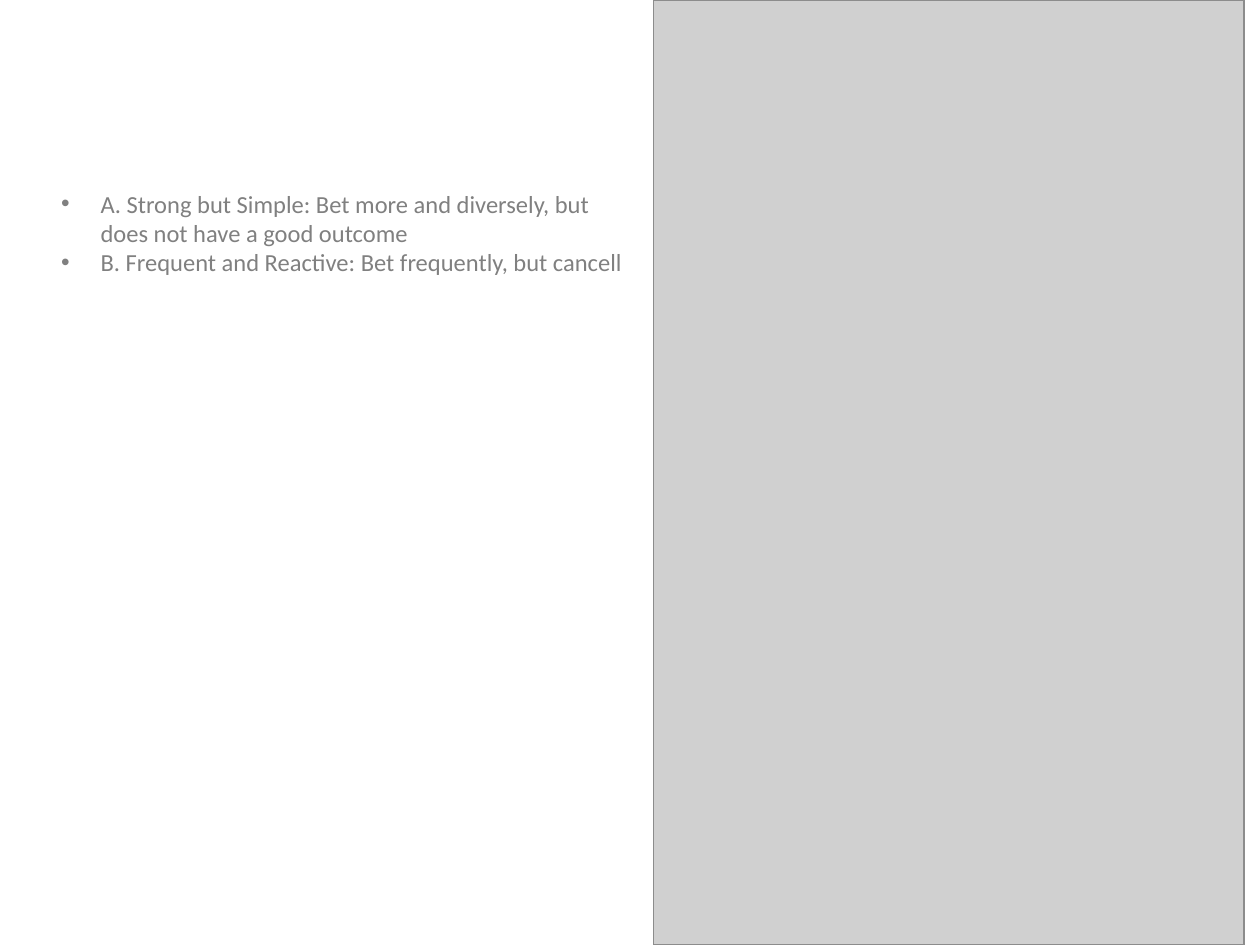
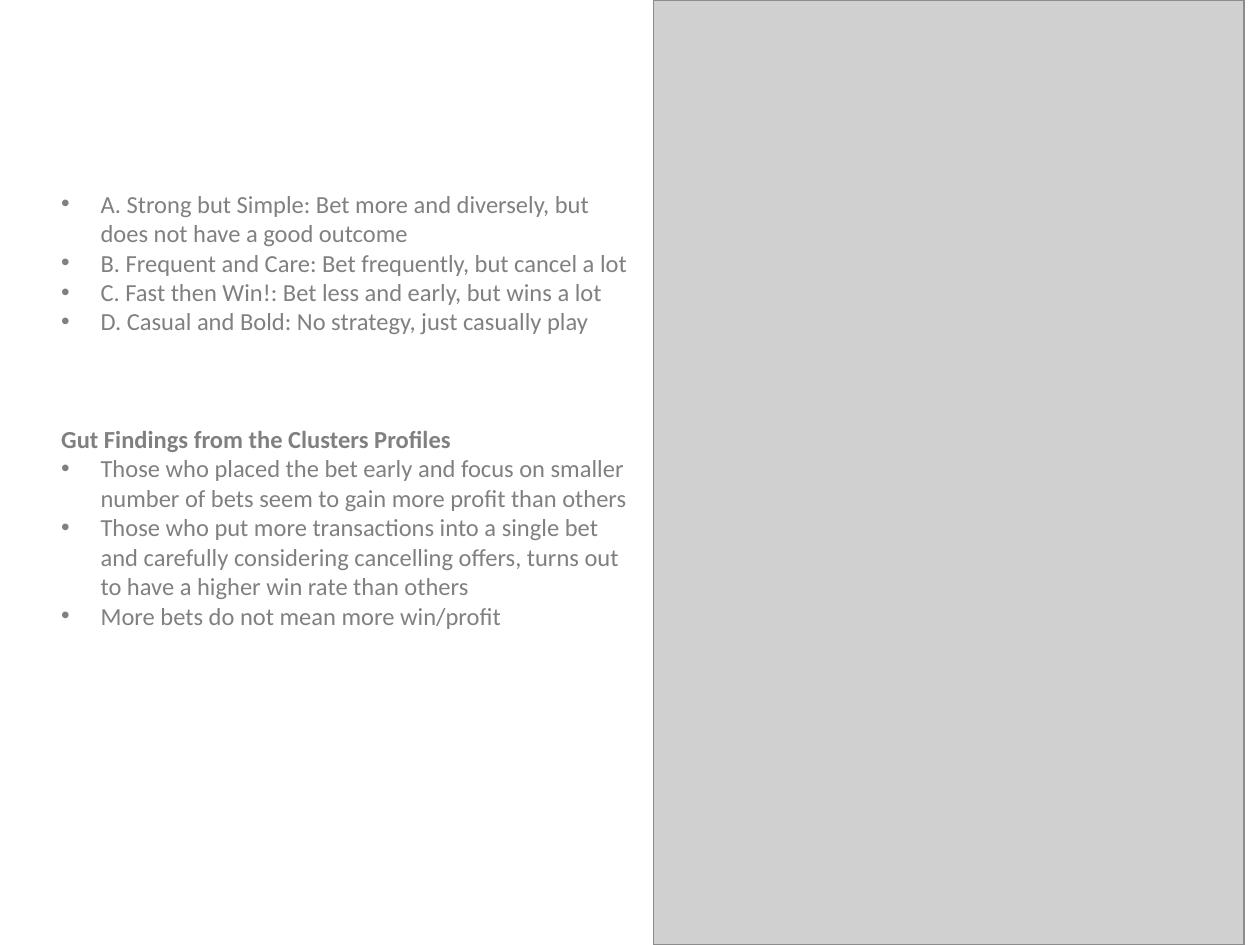
Before and after one commit to ivanliu1989/Melbourne_Datathon, a slide deck: slide 7 of slides/Slides deck.pptx. Drawn at 1260x945 pixels with LibreOffice and Linux fonts; fonts in the diff are those of the drawing; grey boxes stand for pictures. Boxes give left, top, right and bottom in pixels: in the first picture for what was removed or moved away, otherwise in the second. Text is boxed around its words. In the diff, an @@ line names an element or a change of style, - is before the commit and + after.

```diff
--- a/slides/Slides deck.pptx
+++ b/slides/Slides deck.pptx
@@ text added at bbox=[61, 196, 627, 629], 14 pt, text #808080 @@
+• A. Strong but Simple: Bet more and diversely, but does not have a good outcome
+• B. Frequent and Care: Bet frequently, but cancel a lot
+• C. Fast then Win!: Bet less and early, but wins a lot
+• D. Casual and Bold: No strategy, just casually play
+Gut Findings from the Clusters Profiles
+• Those who placed the bet early and focus on smaller number of bets seem to gain more profit than others
+• Those who put more transactions into a single bet and carefully considering cancelling offers, turns out to have a higher win rate than others
+• More bets do not mean more win/profit
@@ text removed at bbox=[101, 196, 622, 275] @@
-• A. Strong but Simple: Bet more and diversely, but does not have a good outcome
-• B. Frequent and Reactive: Bet frequently, but cancell
```
Also in this commit, not shown: 1 other slide changed, 1 other file.
